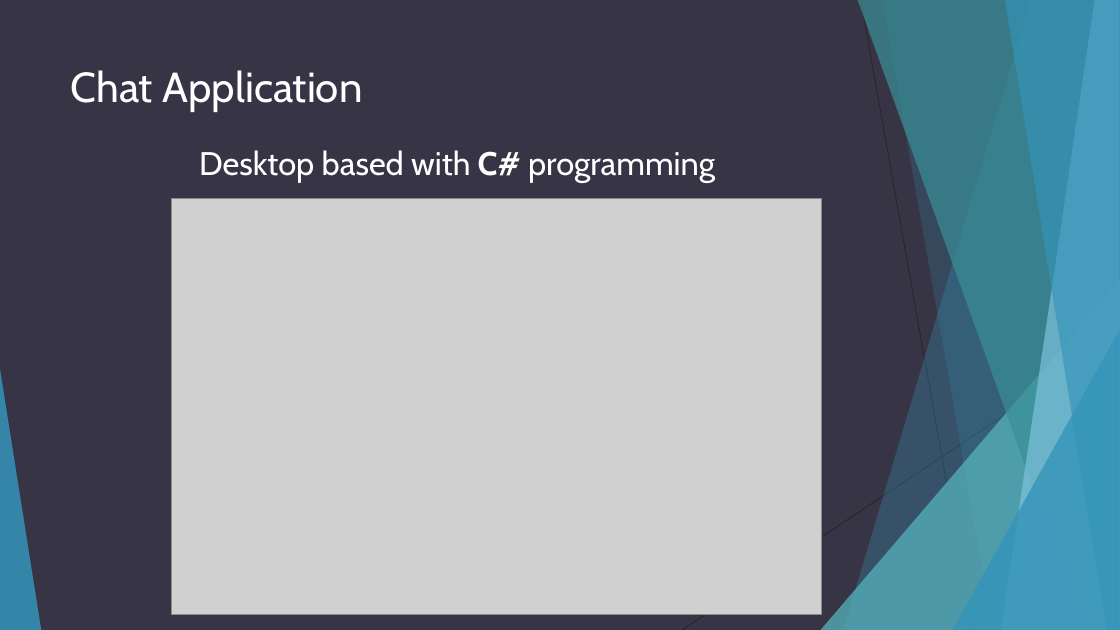
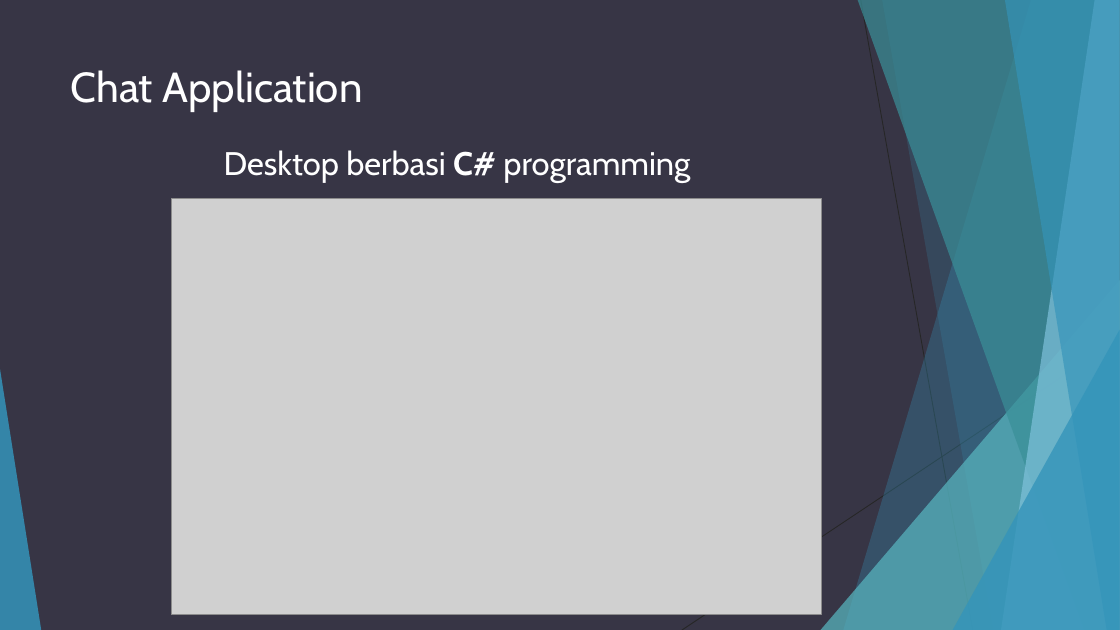
Before and after one commit to adhipoer/Chat, a slide deck: slide 3 of Chat Application with Encryption.ppt (slide 4 before the commit). Drawn at 1120x630 pixels with LibreOffice and Linux fonts; fonts in the diff are those of the drawing; grey boxes stand for pictures. Boxes give left, top, right and bottom in pixels: in the first picture for what was removed or moved away, otherwise in the second. Text is boxed around its words. In the diff, an @@ line names an element or a change of style, - is before the commit and + after.

```diff
--- a/Chat Application with Encryption.ppt
+++ b/Chat Application with Encryption.ppt
@@ text at (224, 150, 690, 183): text changed @@
-Desktop based with C# programming
+Desktop berbasi C# programming
```
Also in this commit, not shown: 5 other slides changed, 2 slides added, 2 slides removed.
